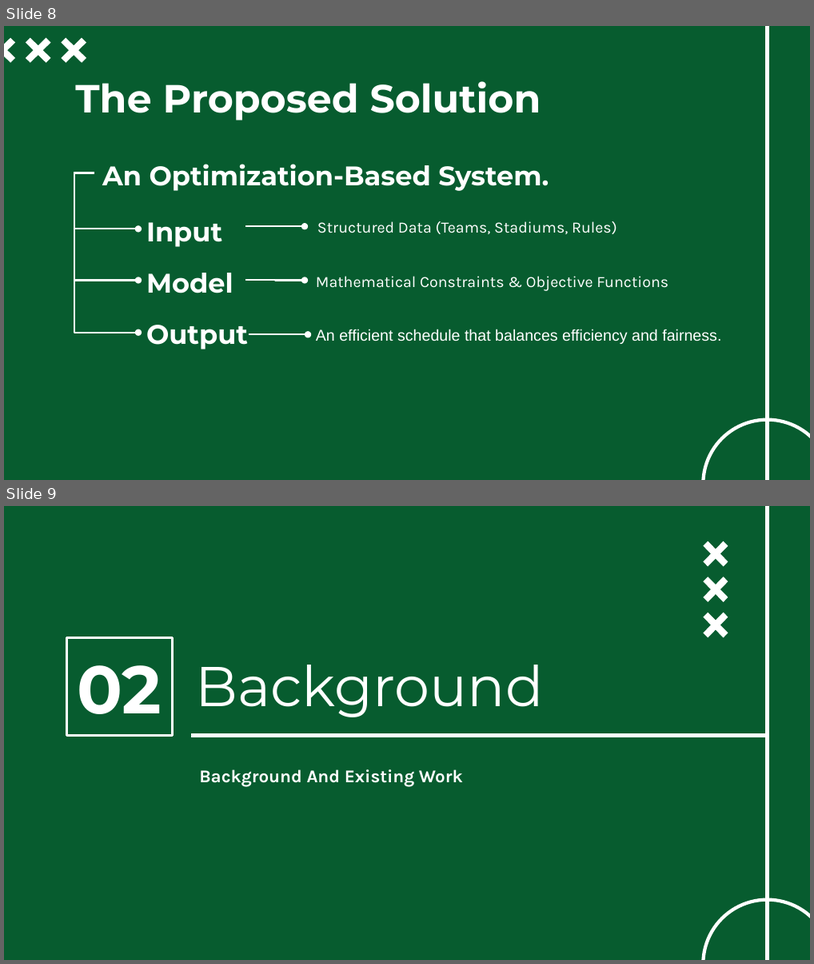
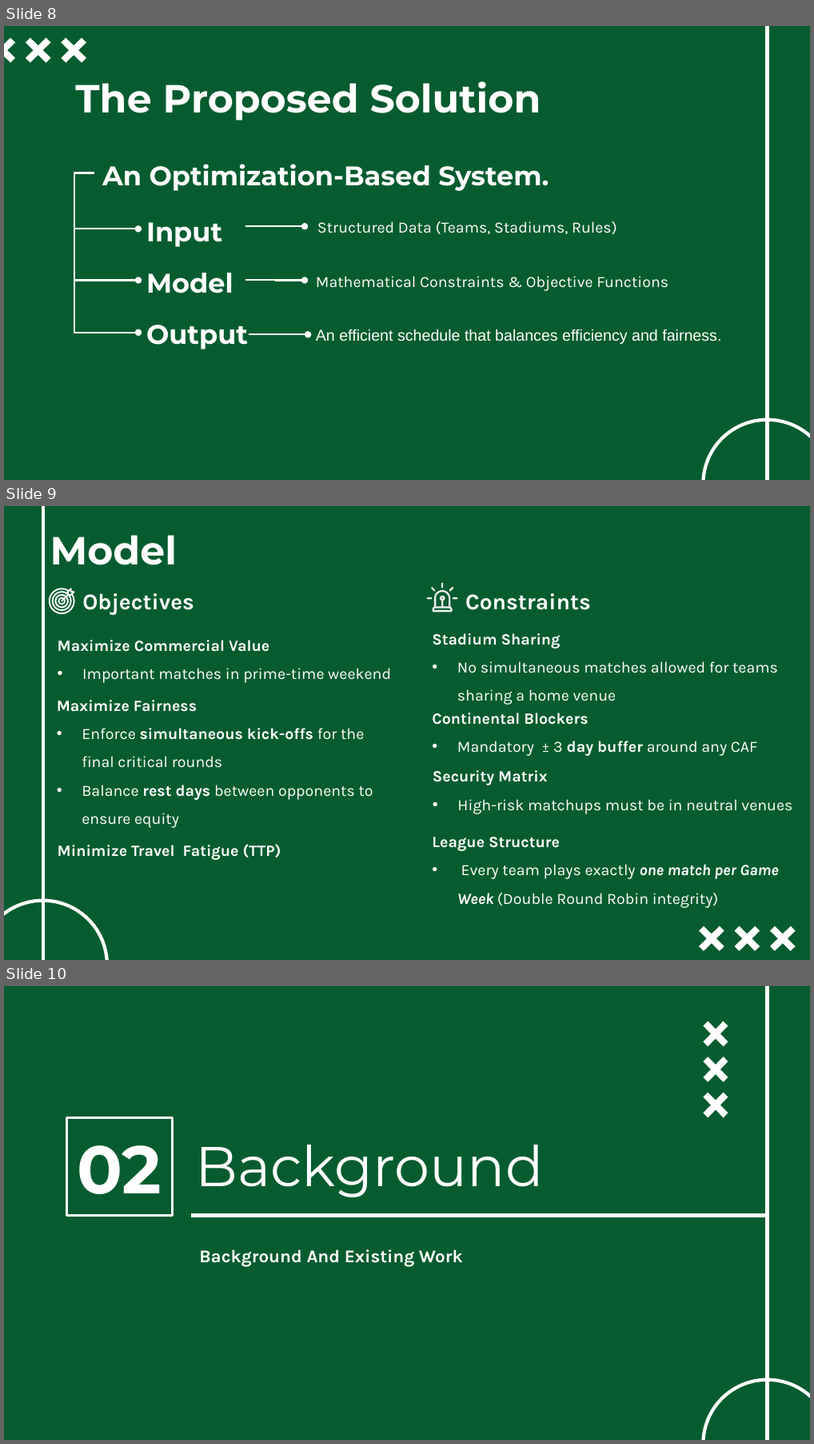
Before and after one commit to ghassanelgendy/egyptian-premier-league-schedule-optimizer, a slide deck: Documentations/presentation V1.pptx. Shown one above the other, each under a label of ours: slides 8 and 9 before the commit, slides 8, 9 and 10 after it. The pictures are 814x964 and 814x1444 pixels, drawn with LibreOffice and Linux fonts; fonts in the diff are those of the drawing; background and template pictures are left out. Boxes give left, top, right and bottom in pixels: in the first picture for what was removed or moved away, otherwise in the second. Text is boxed around its words. In the diff, an @@ line names an element or a change of style, - is before the commit and + after.

Commit message:
added model sliide

```diff
--- a/Documentations/presentation V1.pptx
+++ b/Documentations/presentation V1.pptx
@@ slide 9 added at [4,506,810,960], background picture (left out) @@
@@ line added from (42, 960) to (42, 506), #FFFFFF 3 pt @@
@@ title added at [50,535,178,565], 35 pt, text #FFFFFF, bold @@
+Model
@@ freeform shape added at [48,588,75,614], fill #FFFFFF @@
@@ text added at [82,593,194,615], 20 pt, text #FFFFFF, bold @@
+Objectives
@@ group added at [426,583,458,612]: 6 freeform shapes @@
@@ text added at [466,593,591,610], 20 pt, text #FFFFFF, bold @@
+Constraints
@@ text added at [58,640,391,683], 14 pt, text #FFFFFF @@
+Maximize Commercial Value
+• Important matches in prime-time weekend
@@ text added at [432,633,778,704], 14 pt, text #FFFFFF @@
+  Stadium Sharing
+  • No simultaneous matches allowed for teams sharing a home venue
@@ text added at [57,700,374,828], 14 pt, text #FFFFFF @@
+Maximize Fairness
+• Enforce simultaneous kick-offs for the final critical rounds
+• Balance rest days between opponents to ensure equity
@@ text added at [432,712,758,756], 14 pt, text #FFFFFF, bold @@
+  Continental Blockers
+  • Mandatory ± 3 day buffer around any CAF
@@ text added at [433,770,793,814], 14 pt, text #FFFFFF @@
+  Security Matrix
+  • High-risk matchups must be in neutral venues
@@ text added at [432,836,778,908], 14 pt, text #FFFFFF @@
+  League Structure
+  • Every team plays exactly one match per Game Week (Double Round Robin integrity)
@@ text added at [58,844,282,860], 14 pt, text #FFFFFF, bold @@
+Minimize Travel Fatigue (TTP)
@@ ellipse added at [4,900,107,960], outline #FFFFFF 3 pt @@
@@ freeform shape added at [699,925,724,950], fill #FFFFFF @@
@@ freeform shape added at [735,925,761,950], fill #FFFFFF @@
@@ freeform shape added at [771,925,796,950], fill #FFFFFF @@
@@ what was slide 9 is now slide 10 @@
```
Also in this commit, not shown: 2 slides changed.
